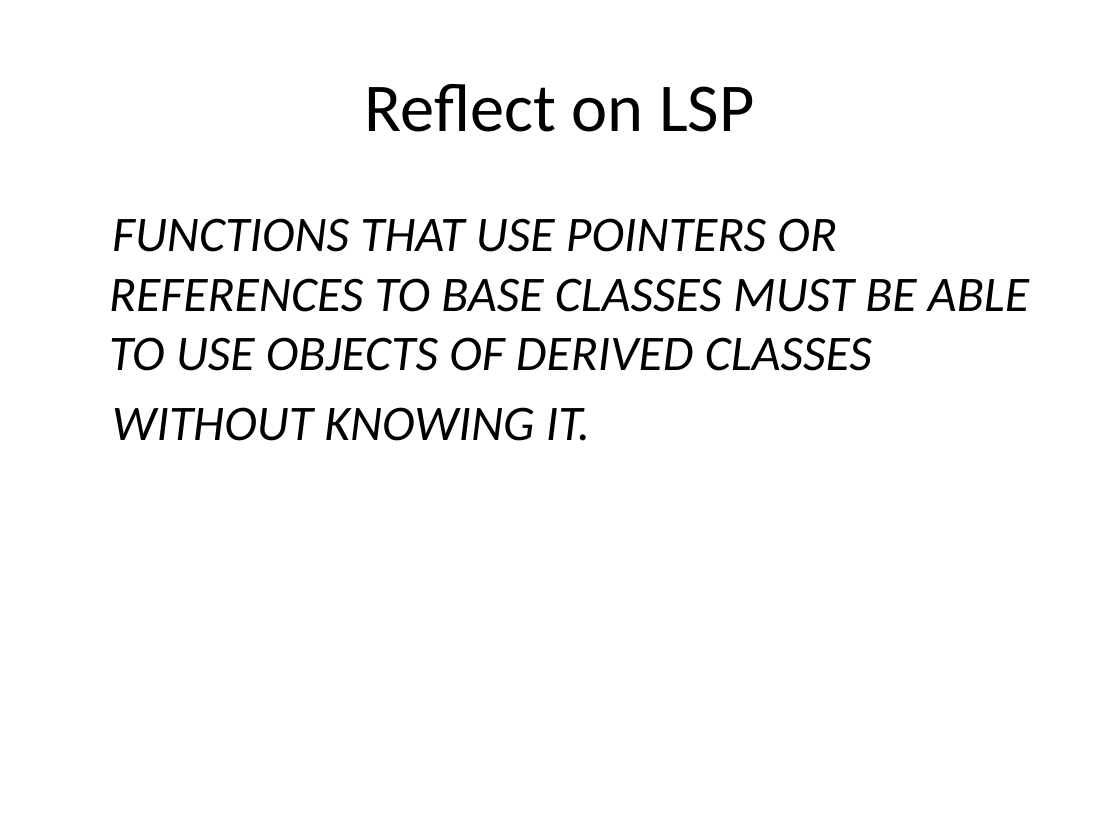
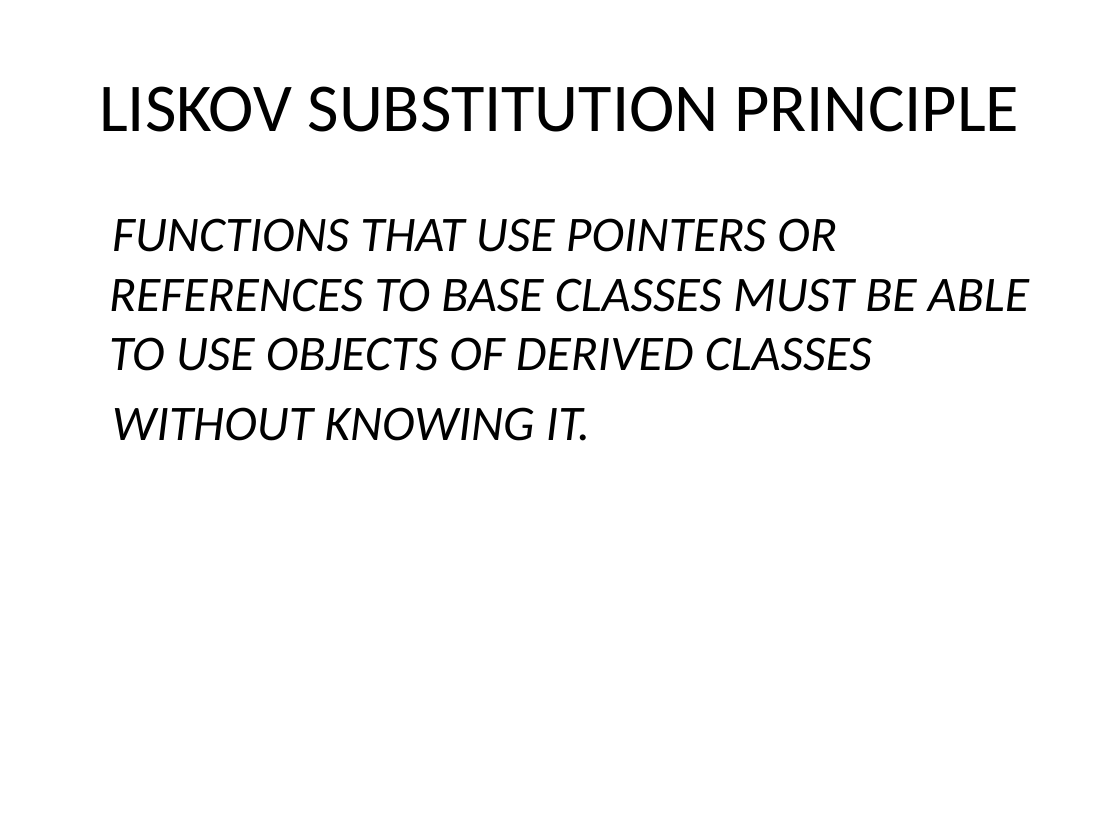
Before and after one commit to sameeri/solid, a slide deck: slide 59 of SOLID Principles of OOD v2.pptx (slide 50 before the commit). Drawn at 1120x840 pixels with LibreOffice and Linux fonts; fonts in the diff are those of the drawing. Boxes give left, top, right and bottom in pixels: in the first picture for what was removed or moved away, otherwise in the second. Text is boxed around its words. In the diff, an @@ line names an element or a change of style, - is before the commit and + after.

```diff
--- a/SOLID Principles of OOD v2.pptx
+++ b/SOLID Principles of OOD v2.pptx
@@ title at (x1=99, y1=86, x2=1019, y2=132): text changed @@
-Reflect on LSP
+LISKOV SUBSTITUTION PRINCIPLE
```
Also in this commit, not shown: 6 other slides changed, 10 slides added.
